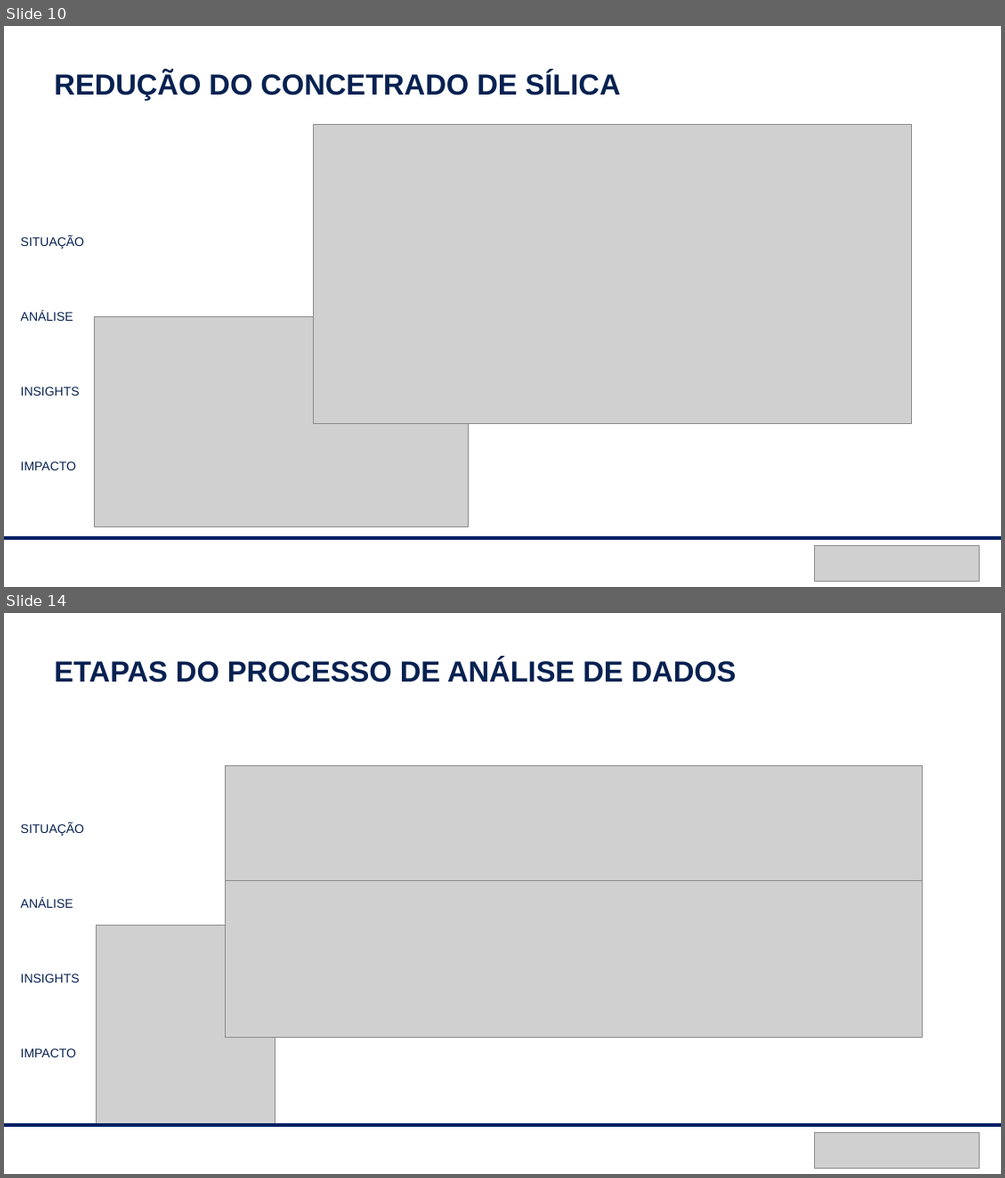
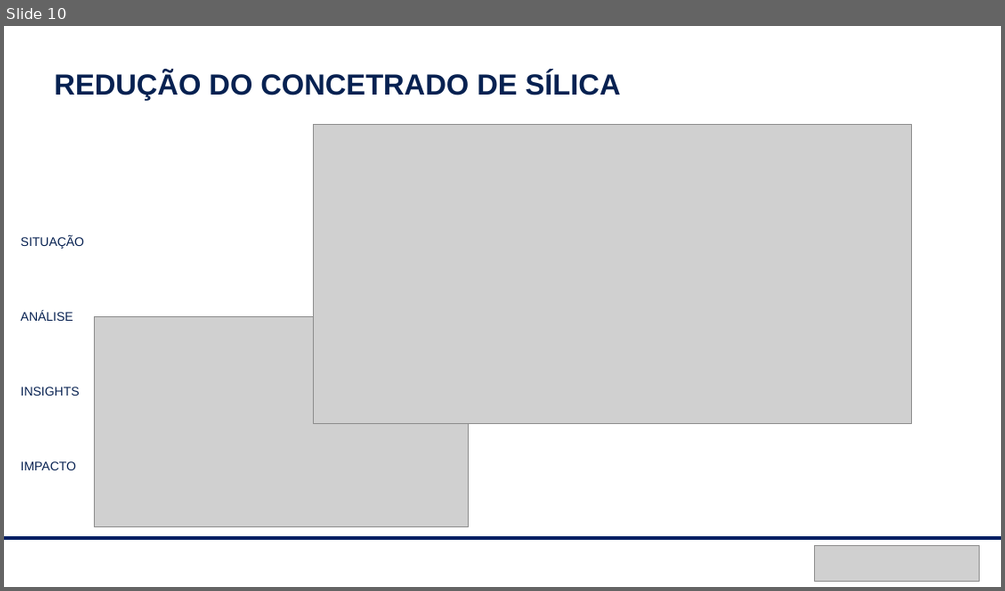
Before and after one commit to peixotoigor/aignosi-internship-datascience-challenge, a slide deck: Apresentacao/EDA_ore_mining.pptx. Shown one above the other, each under a label of ours: slides 10 and 14 before the commit, slide 10 after it; the slides between them are not shown. The pictures are 1005x1178 and 1005x591 pixels, drawn with LibreOffice and Linux fonts; fonts in the diff are those of the drawing; grey boxes stand for pictures. Boxes give left, top, right and bottom in pixels: in the first picture for what was removed or moved away, otherwise in the second. Text is boxed around its words. In the diff, an @@ line names an element or a change of style, - is before the commit and + after.

```diff
--- a/Apresentacao/EDA_ore_mining.pptx
+++ b/Apresentacao/EDA_ore_mining.pptx
@@ slide 14 removed at [4,613,1001,1174], background #FFFFFF @@
@@ text removed at [54,658,736,682] @@
-ETAPAS DO PROCESSO DE ANÁLISE DE DADOS
@@ picture removed at [225,765,922,910] @@
@@ text removed at [21,823,84,1057] @@
-SITUAÇÃO
-ANÁLISE
-INSIGHTS
-IMPACTO
@@ picture removed at [225,881,922,1037] @@
@@ picture removed at [96,925,275,1126] @@
@@ line removed from (4, 1126) to (1001, 1126) @@
@@ picture removed at [815,1132,979,1167] @@
```
Also in this commit, not shown: 4 slides changed, 7 slides added, 3 other slides removed, 1 other file.
